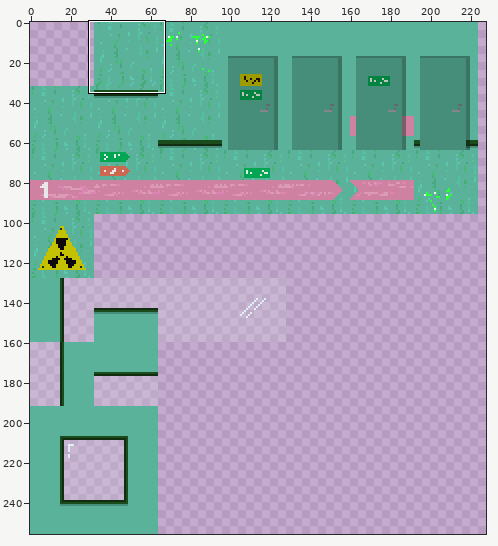
Two states of a sprite sheet, CasaDesDiamantes/sprites/powerplantBackgroundTiles_spr/layers/f8cc99b8-d136-4683-86c9-f96aef7ba5a8/bbe75377-6bcf-4608-be53-f0484317fdcb.png. The first picture is a wide view before the edit; the outline marks the close-up.
Close-up. Before:
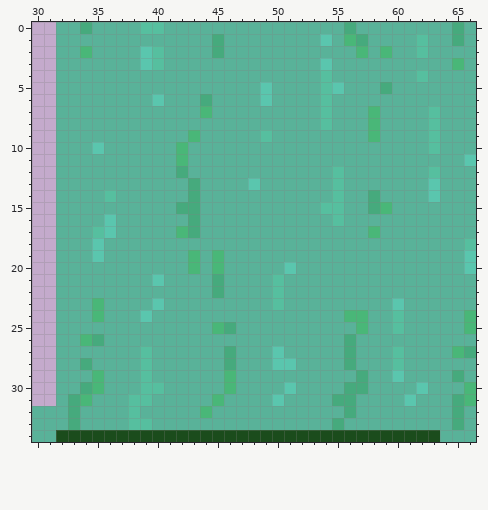
The file is 256x256 pixels. Colours within 5 levels of each other are drawn and written as one. Shown: x 30..66, y 0..34. The wide view leaves out empty margins. The commit also changed other parts of the picture, which this record leaves out.
The result:
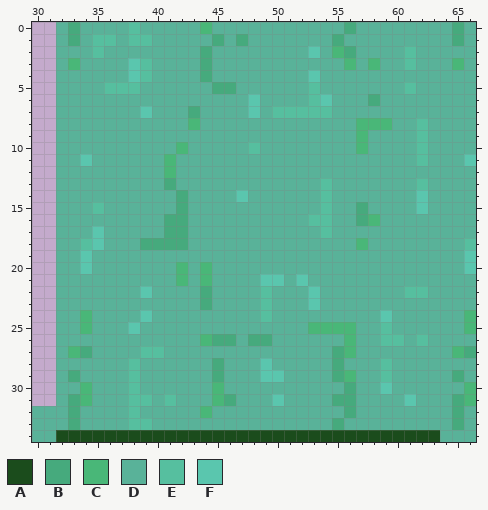
Palette (. is transparent): A #1b4c1c  B #46aa7d  C #49b778  D #59b299  E #56bf9f  F #5ac6ae
What changed:
Changed rows in their new state; - is an unchanged pixel.
first column x 33:
 0 BD---EDD---C-------------------
 1 B-EE-EE-------B------DBDD----D-
 2 -DE---DD---BD-------F-CBD-D-ED-
 3 C----FED---B---------D-C-C--E--
 4 -----FE----B--------FD-------D-
 5 ---EEE------BB--D---EDD---D-E--
 6 -------D---D---FD---EF---B-----
 7 ------F---BD---F-EEEE----D----D
 8 ----------C----------D--C-C--ED
 9 ----------D-----D-------CD---ED
10 --D------------E--------C----ED
11 -F------CD-------------------E-
12 --------CD------------D-------D
13 --------B-D----D-----ED------ED
14 ---D-----BD---F------ED--D---FD
15 --E-------D-----------D-BDD--F-
16 ---D----BBD---------EED-BC-----
17 --FD----BBD----------E---D-----
18 -E----BBBB--------------C------
19 -FD-------D-D------------------
20 -F-------CDCD-----D------------
21 -------D-C-CD---FF-F-----------
22 ------F----BD---ED--F-------EE-
23 --D----D---B----ED--F------D---
24 -CD-------------E------DD-FD---
25 -C---F------DD------CCCCD-ED---
26 -DD--------CBB-BB------C--EE-E-
27 CB-----E-----D---D----BC---D---
28 -D---ED-----BD--FDD---BD--ED---
29 B-D--ED-----BD--FF----BCD-ED---
30 -CD--EDD----CD----D-----D-F--D-
31 --------E----B-----------------
Where, in picture pixels (left, top, right, bottom), the same in both close-ups:
changed: (68, 22, 440, 406)
